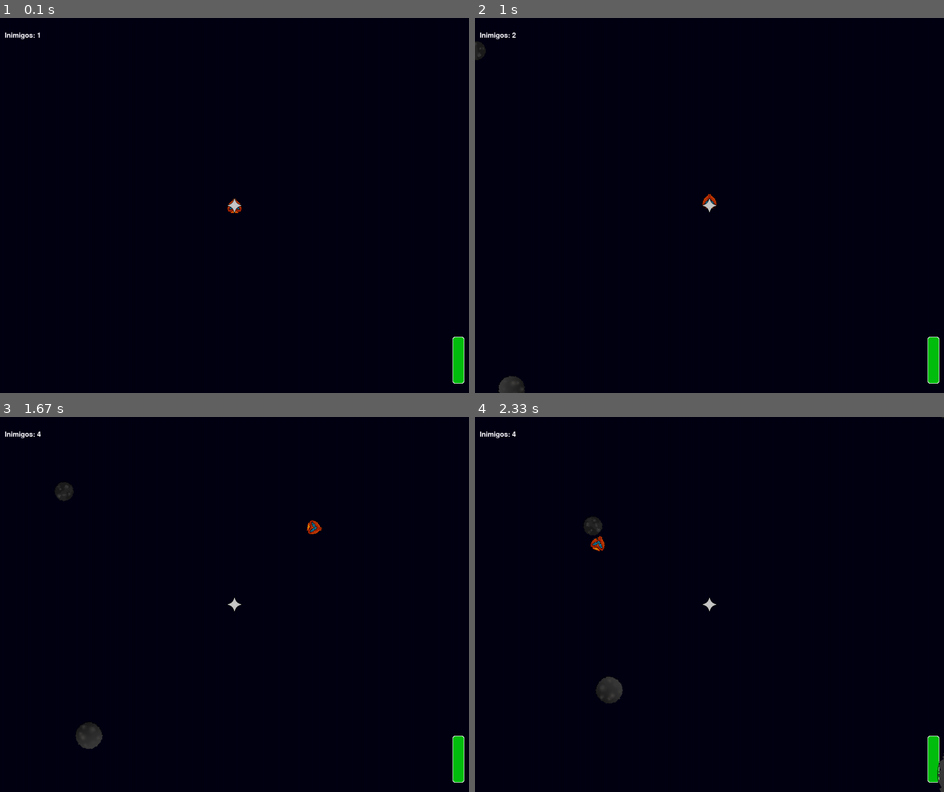
Above: before the commit, frames 1-4 (two rows, left to right).
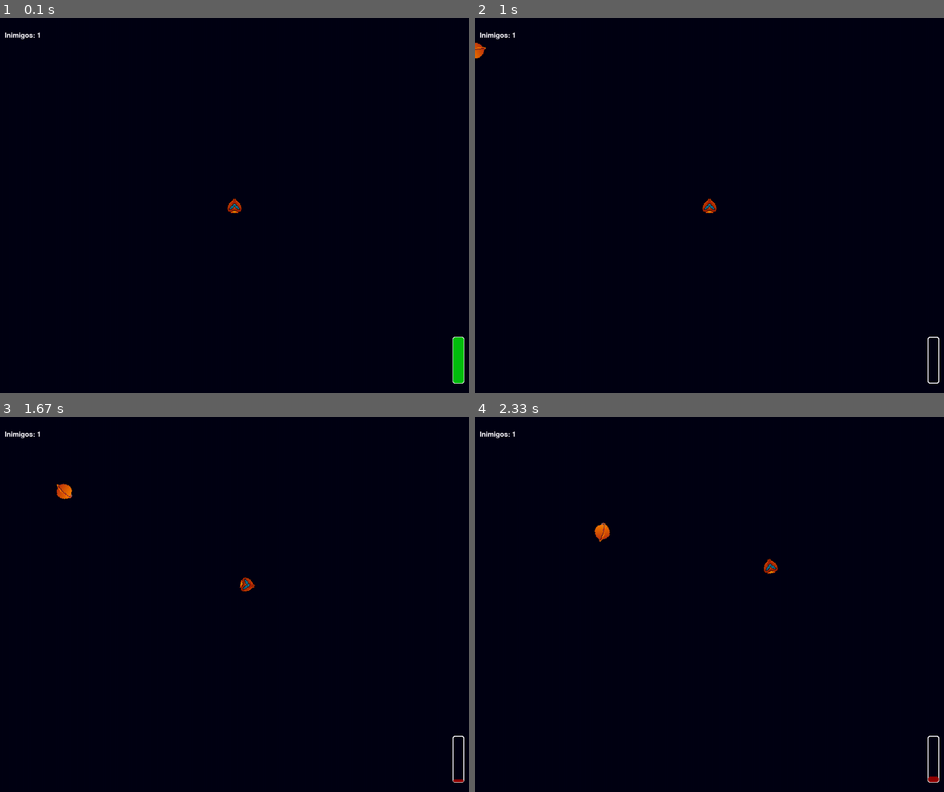
Above: after the commit, the same moments.

Repository: jacoluiz/Nave_em_py
Game: pygame game, started from main.py
The game is run twice, just before and just after one commit, with the same random seed, the same clock (stepped at 60 frames per second) and the same inputs.
Inputs:
- Up to frame 1 (0.1 s): no input
- Up to frame 2 (1 s): hold W from 0.83 s (still down)
- Up to frame 3 (1.67 s): release W at 1.3 s; hold D from 1.33 s (still down)
- Up to frame 4 (2.33 s): release D at 1.8 s; hold A from 1.83 s (still down)

The runs differ from the first frame. In frame 1, less than 0.1% of the frame differs, in the area x 48-52%, y 48-53%; in frame 2, 0.7%; in frame 3, 1.0%; in frame 4, 1.1%, in the area x 7-100%, y 0-100%.

Commit message:
Correção de bugs de velocidade

Diff:
--- a/main.py
+++ b/main.py
@@ -22,11 +22,11 @@
 naves = pygame.sprite.Group()
 meteoros = pygame.sprite.Group()
 
-max_inimigos = 10
+max_inimigos = 0
 probabilidade_spaw = 0.01
 rede_neural_jogando = False
 #minimo 50
-numero_de_naves = 2
+numero_de_naves = 1
 contagem_geracao_atual = 0
 contagem_geracao_anterior = 0
 
--- a/objetos/nave.py
+++ b/objetos/nave.py
@@ -78,9 +78,9 @@
         if self.velocidade > 5 :
             self.velocidade -= 0.02
         elif self.velocidade <= 5 and self.velocidade > 2:
-            self.velocidade -= 0.008
+            self.velocidade -= 0.01
         elif self.velocidade <= 2 and self.velocidade > 0:
-            self.velocidade -= 0.001
+            self.velocidade -= 0.005
 
     def ativar_boost(self):
         tempo_atual = time.time()
@@ -91,7 +91,7 @@
             self.tempo_proximo_boost = tempo_atual + self.intervalo_entre_boosts
 
     def acelerar(self):
-        self.diminuir_velocidade()
+        self.diminuir_velocidade() if not  self.boost_ativo else None
         aceleracao_x = -self.aceleracao * math.sin(math.radians(self.angulo))
         aceleracao_y = -self.aceleracao * math.cos(math.radians(self.angulo))
 
@@ -101,9 +101,8 @@
             elif self.boost_ativo and (time.time() - self.ultima_ativacao) >= 1 :
                 self.velocidade += 0.1
 
-        if not self.colisoes_bordas():
-            self.rect_nave.x += self.velocidade * aceleracao_x
-            self.rect_nave.y += self.velocidade * aceleracao_y
+        self.rect_nave.x += self.velocidade * aceleracao_x
+        self.rect_nave.y += self.velocidade * aceleracao_y
 
     def rotacionar(self, angulo):
         if self.velocidade >= 0.5:
Binary file added: sprites/meteoros/meteoro02.png
Binary file added: sprites/meteoros/meteoro03.png
